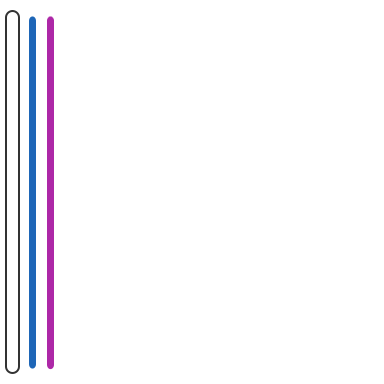
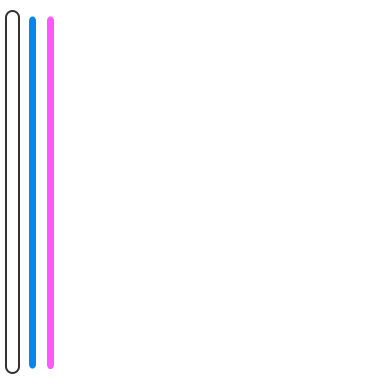
Before/after of a (384, 384) layered artwork. What changed in the layer stack:
painted on "Bar" (1st of 2) over left=47, top=16, right=54, bottom=370
painted on "Bar" (2nd of 2) over left=29, top=16, right=36, bottom=369
